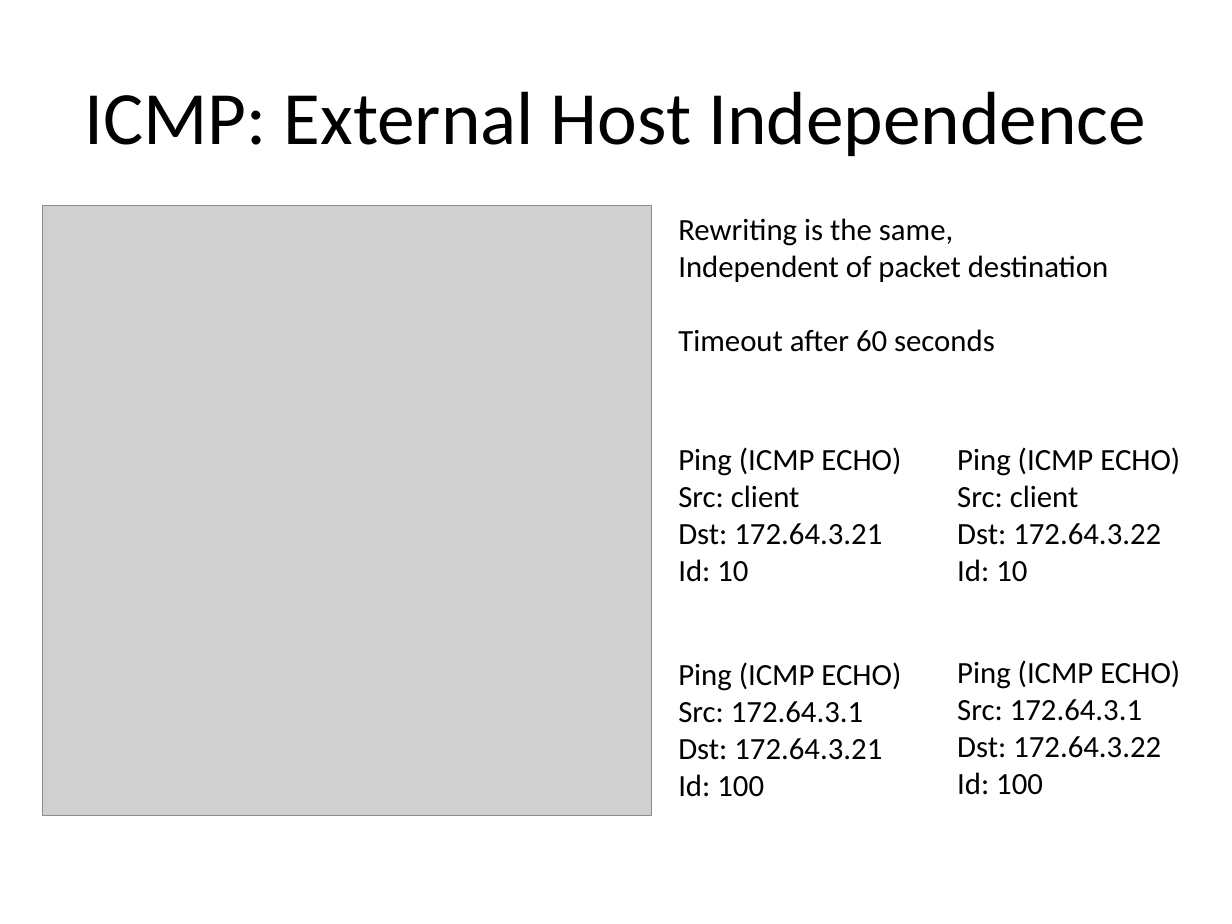
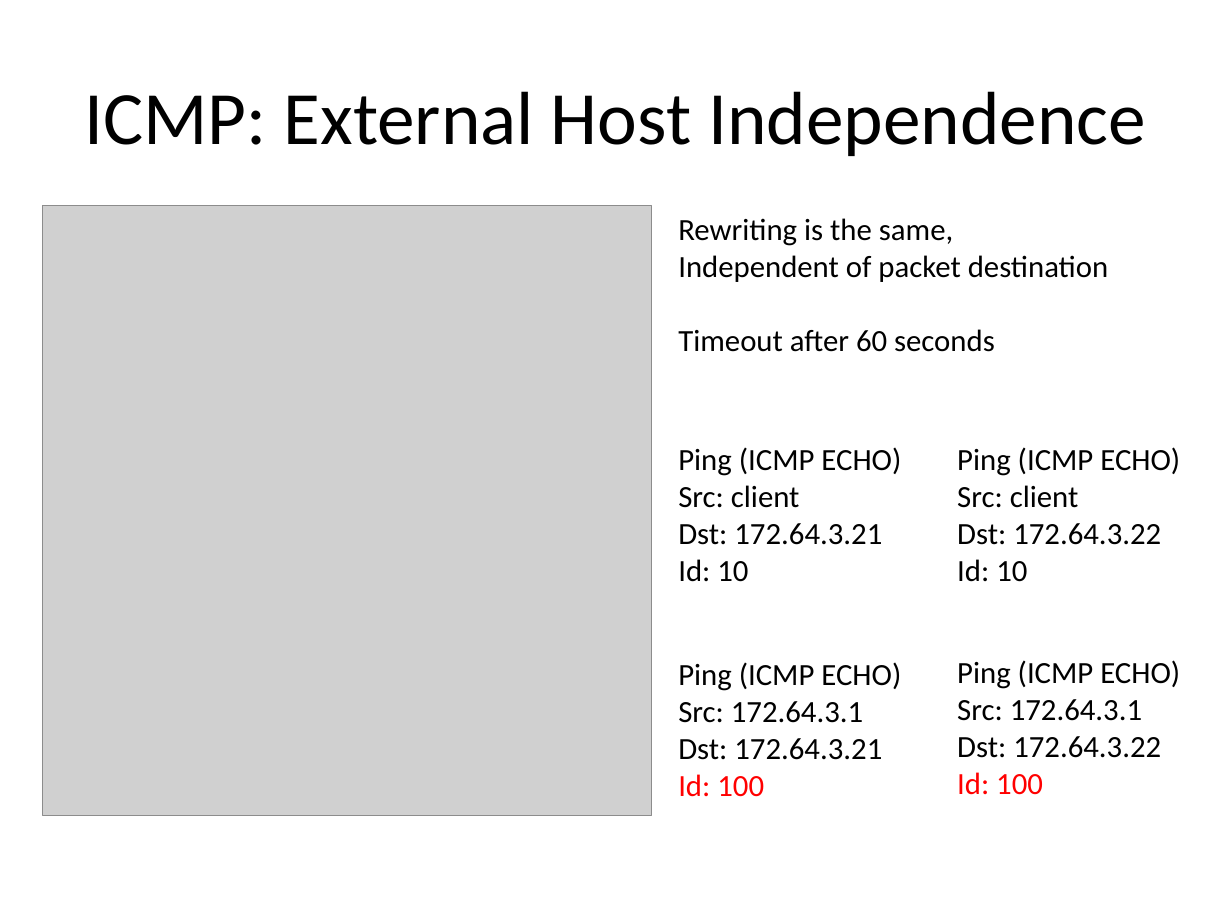
Before and after one commit to tt6746690/Courses, a slide deck: slide 15 of CSC458/lecture/w7/H15--CSC458--Tutorial-JL.pptx. Drawn at 1232x924 pixels with LibreOffice and Linux fonts; fonts in the diff are those of the drawing; grey boxes stand for pictures. Boxes give left, top, right and bottom in pixels: in the first picture for what was removed or moved away, otherwise in the second. Text is boxed around its words. In the diff, an @@ line names an element or a change of style, - is before the commit and + after.

```diff
--- a/CSC458/lecture/w7/H15--CSC458--Tutorial-JL.pptx
+++ b/CSC458/lecture/w7/H15--CSC458--Tutorial-JL.pptx
@@ text at <box>678,774,764,797</box>: text colour #000000 to #FF0000 in "Id: 100" @@
@@ text at <box>957,772,1043,795</box>: text colour #000000 to #FF0000 in "Id: 100" @@
```
Also in this commit, not shown: 4 other slides changed, 23 other files.
